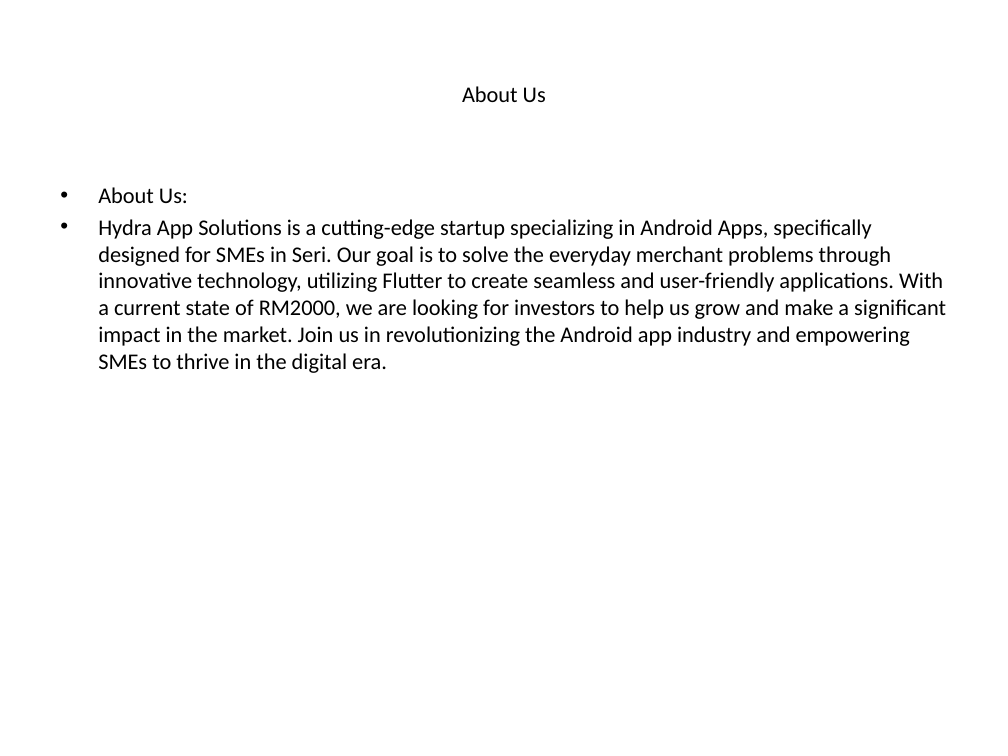
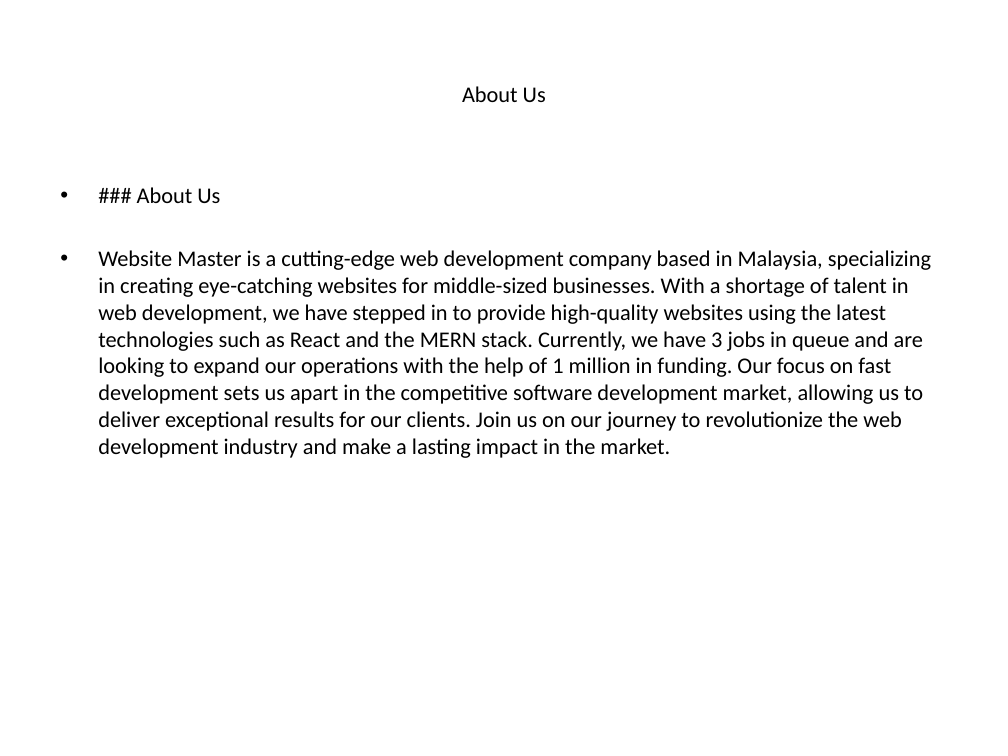
Before and after one commit to luhouyang/cantimagine, a slide deck: slide 2 of generated_ppt/_presentation.pptx. Drawn at 1008x756 pixels with LibreOffice and Linux fonts; fonts in the diff are those of the drawing. Boxes give left, top, right and bottom in pixels: in the first picture for what was removed or moved away, otherwise in the second. Text is boxed around its words. In the diff, an @@ line names an element or a change of style, - is before the commit and + after.

```diff
--- a/generated_ppt/_presentation.pptx
+++ b/generated_ppt/_presentation.pptx
@@ text at [98,187,931,458]: text changed @@
-• About Us:
-• Hydra App Solutions is a cutting-edge startup specializing in Android Apps, specifically designed for SMEs in Seri. Our goal is to solve the everyday merchant problems through innovative technology, utilizing Flutter to create seamless and user-friendly applications. With a current state of RM2000, we are looking for investors to help us grow and make a significant impact in the market. Join us in revolutionizing the Android app industry and empowering SMEs to thrive in the digital era.
+• ### About Us
+• Website Master is a cutting-edge web development company based in Malaysia, specializing in creating eye-catching websites for middle-sized businesses. With a shortage of talent in web development, we have stepped in to provide high-quality websites using the latest technologies such as React and the MERN stack. Currently, we have 3 jobs in queue and are looking to expand our operations with the help of 1 million in funding. Our focus on fast development sets us apart in the competitive software development market, allowing us to deliver exceptional results for our clients. Join us on our journey to revolutionize the web development industry and make a lasting impact in the market.
```
Also in this commit, not shown: 4 other slides changed, 1 other file.
